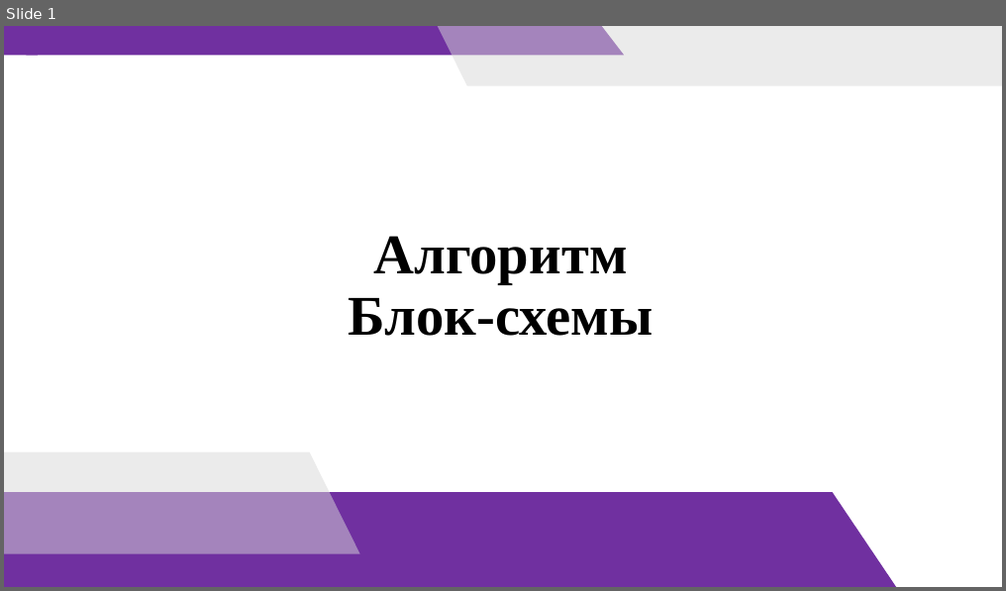
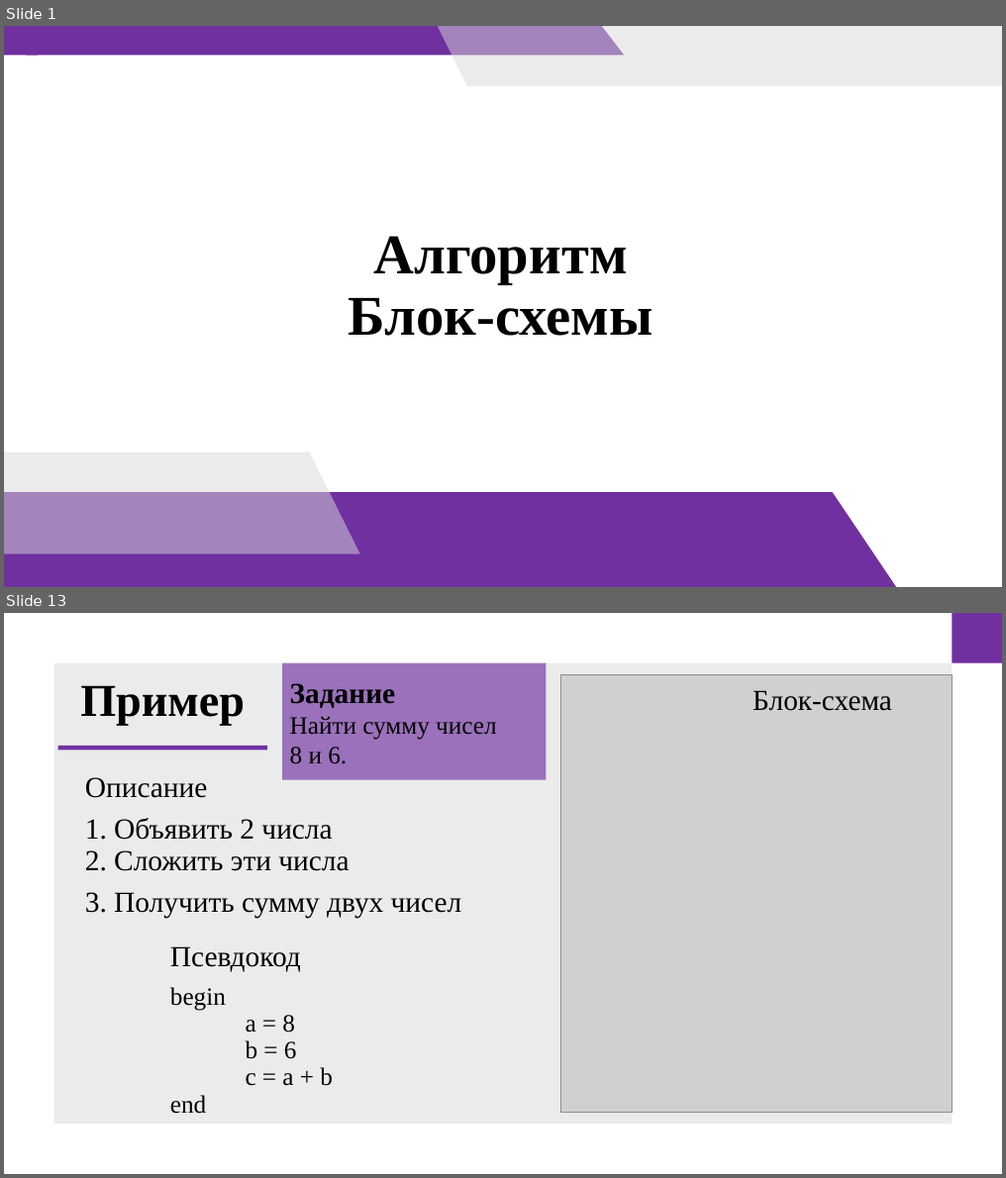
Before and after one commit to doshenka/akademy_files, a slide deck: преза на 12-4-24.pptx. Shown one above the other, each under a label of ours: slide 1 before the commit, slides 1 and 13 after it; the slides between them are not shown. The pictures are 1006x591 and 1006x1178 pixels, drawn with LibreOffice and Linux fonts; fonts in the diff are those of the drawing; grey boxes stand for pictures. Boxes give left, top, right and bottom in pixels: in the first picture for what was removed or moved away, otherwise in the second. Text is boxed around its words. In the diff, an @@ line names an element or a change of style, - is before the commit and + after.

```diff
--- a/преза на 12-4-24.pptx
+++ b/преза на 12-4-24.pptx
@@ slide 13 added at <box>4,613,1002,1174</box>, background #FFFFFF @@
@@ rectangle added at <box>951,613,1002,663</box>, fill #7030A0 @@
@@ rectangle added at <box>54,663,951,1124</box>, fill #D9D9D9 at 50% opacity @@
@@ rectangle added at <box>282,663,546,780</box>, fill #7030A0 at 65% opacity, 24 pt, text #000000 @@
+Задание
+Найти сумму чисел
+8 и 6.
@@ title added at <box>80,685,245,725</box>, 44 pt, text #000000, bold @@
+Пример
@@ picture added at <box>561,674,951,1113</box> @@
@@ text added at <box>752,690,892,711</box>, 28 pt, text #000000 @@
+Блок-схема
@@ rectangle added at <box>57,746,266,750</box>, fill #7030A0 @@
@@ text added at <box>85,777,462,919</box>, 28 pt, text #000000 @@
+Описание
+1. Объявить 2 числа
+2. Сложить эти числа
+3. Получить сумму двух чисел
@@ text added at <box>170,947,333,1086</box>, 24 pt, text #000000 @@
+Псевдокод
+begin
+a = 8
+b = 6
+c = a + b
+end
```
Also in this commit, not shown: 5 slides changed, 11 other slides added, 1 slide removed.
